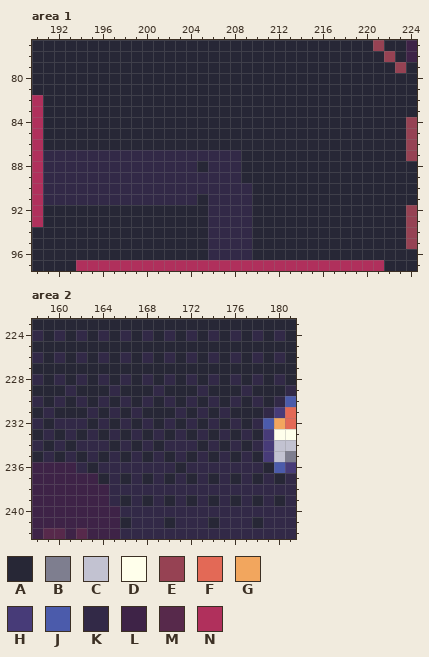
Pixel-art file: assets/prototype{ss=32}.aseprite. The first picture shows the starting point.
320x320 pixels, 1 frame. Colours within 5 levels of each other are drawn and written as one. Shown: area 1: x 190..224, y 77..97; area 2: x 158..181, y 223..242. The commit also changed other parts of the picture, which this record leaves out.
Visible layers, top first: "cheese", "avatar-new", "avatars", "bricks", "side-bg", "background".
Palette (. is transparent): A #272736  B #7e7e8f  C #c2c2d1  D #ffffeb  E #964253  F #e36956  G #f2a65e  H #473b78  J #4b5bab  K #322947  L #3e2347  M #57294b  N #b0305c
Pixels before, area 1, first column x 190:
77 AAAAAAAAAAAAAAAAAAAAAAAAAAAAAAAEAAL
78 AAAAAAAAAAAAAAAAAAAAAAAAAAAAAAAAEAL
79 AAAAAAAAAAAAAAAAAAAAAAAAAAAAAAAAAEA
80 AAAAAAAAAAAAAAAAAAAAAAAAAAAAAAAAAAA
81 AAAAAAAAAAAAAAAAAAAAAAAAAAAAAAAAAAA
82 NAAAAAAAAAAAAAAAAAAAAAAAAAAAAAAAAAA
83 NAAAAAAAAAAAAAAAAAAAAAAAAAAAAAAAAAA
84 NAAAAAAAAAAAAAAAAAAAAAAAAAAAAAAAAAE
85 NAAAAAAAAAAAAAAAAAAAAAAAAAAAAAAAAAE
86 NAAAAAAAAAAAAAAAAAAAAAAAAAAAAAAAAAE
87 NKKKKKKKKKKKKKKKKKKAAAAAAAAAAAAAAAE
88 NKKKKKKKKKKKKKKAKKKAAAAAAAAAAAAAAAA
89 NKKKKKKKKKKKKKKKKKKAAAAAAAAAAAAAAAA
90 NKKKKKKKKKKKKKKKKKKKAAAAAAAAAAAAAAA
91 NKKKKKKKKKKKKKKAKKKKAAAAAAAAAAAAAAA
92 NAAAAAAAAAAAAAAAKKKKAAAAAAAAAAAAAAE
93 NAAAAAAAAAAAAAAAKKKKAAAAAAAAAAAAAAE
94 AAAAAAAAAAAAAAAAKKKKAAAAAAAAAAAAAAE
95 AAAAAAAAAAAAAAAAKKKKAAAAAAAAAAAAAAE
96 AAAAAAAAAAAAAAAAKKKKAAAAAAAAAAAAAAA
97 AAAANNNNNNNNNNNNNNNNNNNNNNNNNNNNAAA
Pixels before, area 2, first column x 158:
223 AAAAAAAAAAAAAAAAAAAAAAAA
224 KAKAKAKAKAKAKAKAKAKAKAKA
225 AAAAAAAAAAAAAAAAAAAAAAAA
226 KAKAKAKAKAKAKAKAKAKAKAKA
227 AAAAAAAAAAAAAAAAAAAAAAAA
228 KAKAKAKAKAKAKAKAKAKAKAKA
229 AAAKAAAKAAAKAAAKAAAKAAAK
230 KAKAKAKAKAKAKAKAKAKAKAKJ
231 AKAAAKAKAKAAAKAKAKAAAKHF
232 KAKKKAKAKAKAKAKAKAKAKJGF
233 AKAKAKAKAKAKAKAKAKAKAHDD
234 KAKAKKKAKAKAKKKAKAKAKHCC
235 AKAKAKAKAKAKAKAKAKAKAHCB
236 LLLLKAKKKKKKKAKKKKKKKAJH
237 LLLLLLAKAKAKAKAKAKAKAKAK
238 LLLLLLLKKKKKKKKKKKKKKKKK
239 LLLLLLLKAKAKAKAKAKAKAKAK
240 LLLLLLLLKKKKKKKKKKKKKKKK
241 LLLLLLLLAKKKAKKKAKKKAKKK
242 LMMLMLLLKKKKKKKKKKKKKKKK
After the commit:
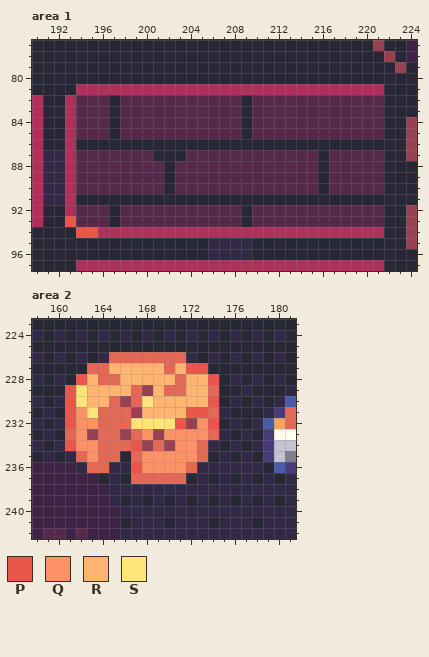
Colours new in this view: P #eb564b  Q #ff9166  R #ffb570  S #ffe478
Message: RATZ-177 feat: shop bricks
The exact change:
Area 1, layer "bricks":
Colour K becomes colour A in row 87 at x 201 to 203; in rows 88 to 90 at x 202; in row 91 at x 194 to 204 and 206 to 209; in rows 92 to 93 at x 209.
Colour A becomes colour M in rows 82 to 85 at x 194 to 196, 198 to 208 and 210 to 221; in row 87 at x 209 to 215 and 217 to 221; in row 88 at x 205, 209 to 215 and 217 to 221; in row 89 at x 209 to 215 and 217 to 221; in row 90 at x 210 to 215 and 217 to 221; in rows 92 to 93 at x 194 to 196, 198 to 205 and 210 to 221.
Colour K becomes colour M in row 87 at x 194 to 200 and 204 to 208; in row 88 at x 194 to 201, 203 to 204 and 206 to 208; in row 89 at x 194 to 201 and 203 to 208; in row 90 at x 194 to 201 and 203 to 209; in rows 92 to 93 at x 206 to 208.
Colour A becomes colour N in row 81 at x 194 to 221; in rows 82 to 86 at x 193; in row 92 at x 193; in row 94 at x 196 to 205 and 210 to 221.
Colour K becomes colour N in rows 87 to 91 at x 193; in row 94 at x 206 to 209.
Colour A becomes colour P in row 93 at x 193; in row 94 at x 194 to 195.
Area 2, layer "cheese":
Colour A becomes colour E in row 229 at x 168; in row 233 at x 166.
Colour K becomes colour E in row 230 at x 166; in row 231 at x 167; in row 232 at x 172; in row 233 at x 163 and 169; in row 234 at x 168 and 170.
Colour A becomes colour F in row 226 at x 165, 167, 169 and 171; in row 227 at x 163 to 164 and 170; in row 228 at x 165 and 171; in row 229 at x 167, 170 to 171 and 174; in row 230 at x 165 and 167; in row 231 at x 164, 166 and 174.
Colour A becomes colour F in row 232 at x 165; in row 233 at x 164 and 174; in row 234 at x 165, 169 and 173; in row 235 at x 162 and 164; in row 236 at x 163; in row 237 at x 168 and 170.
Colour K becomes colour F in row 226 at x 166, 168 and 170; in row 228 at x 164; in row 231 at x 165; in row 232 at x 164 and 166; in row 233 at x 161, 165 and 167; in row 234 at x 164 and 166.
Colour K becomes colour F in row 235 at x 165, 167 and 173; in row 236 at x 164 and 172; in row 237 at x 167, 169 and 171.
Colour A becomes colour P in row 227 at x 172 to 173; in row 230 at x 161; in row 231 at x 161 and 172; in row 232 at x 171; in row 234 at x 161 and 167.
Colour K becomes colour P in row 228 at x 162 and 174; in row 229 at x 161; in row 230 at x 174; in row 231 at x 173; in row 232 at x 161 and 174; in row 236 at x 167.
Colour A becomes colour Q in row 231 at x 162; in row 232 at x 163 and 173; in row 233 at x 162, 168, 170 and 172; in row 235 at x 168, 170 and 172; in row 236 at x 171.
Colour K becomes colour Q in row 232 at x 162; in row 233 at x 171 and 173; in row 234 at x 162 to 163 and 171 to 172; in row 235 at x 163, 169 and 171; in row 236 at x 168 to 170.
Colour A becomes colour R in row 227 at x 165 to 169 and 171; in row 228 at x 163, 167, 169 and 173; in row 229 at x 163 to 164, 166 and 172; in row 230 at x 163, 169, 171 and 173; in row 231 at x 168 to 170.
Colour K becomes colour R in row 228 at x 166, 168, 170 and 172; in row 229 at x 165, 169 and 173; in row 230 at x 164, 170 and 172; in row 231 at x 171.
Colour A becomes colour S in row 229 at x 162; in row 232 at x 167 and 169.
Colour K becomes colour S in row 230 at x 162 and 168; in row 231 at x 163; in row 232 at x 168 and 170.
Pixel boxes of the changes (left, top, right, bottom) in both pictures:
changed: (65, 84, 384, 238)
changed: (65, 352, 219, 484)
